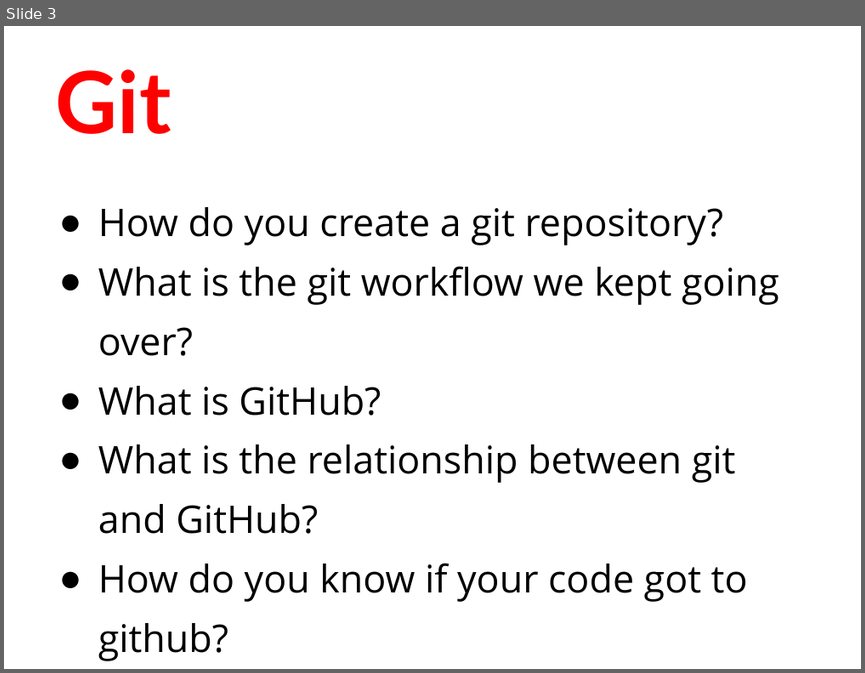
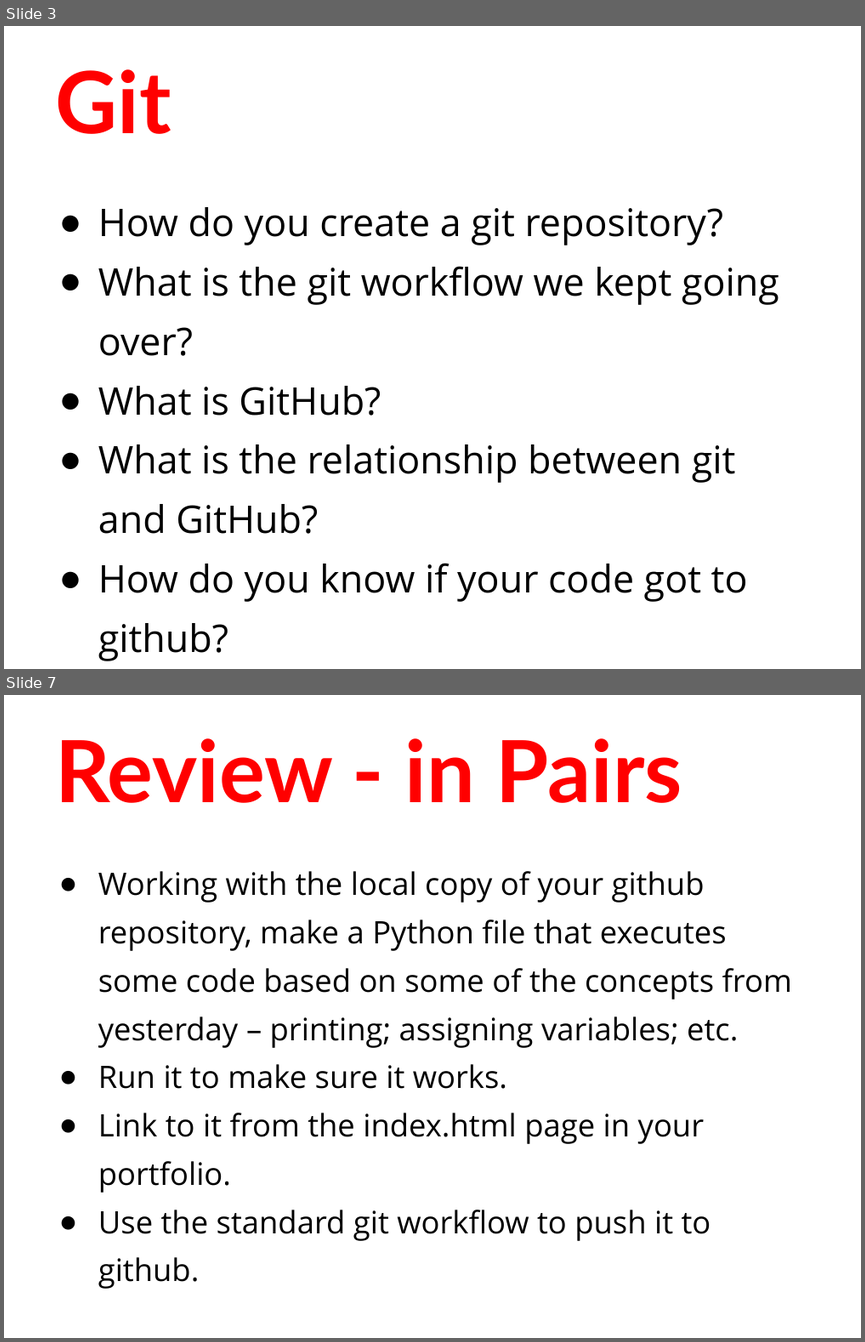
Before and after one commit to humanitiesprogramming/slides, a slide deck: 2019/python/day1-review.pptx. Shown one above the other, each under a label of ours: slide 3 before the commit, slides 3 and 7 after it; the slides between them are not shown. The pictures are 865x673 and 865x1342 pixels, drawn with LibreOffice and Linux fonts; fonts in the diff are those of the drawing. Boxes give left, top, right and bottom in pixels: in the first picture for what was removed or moved away, otherwise in the second. Text is boxed around its words. In the diff, an @@ line names an element or a change of style, - is before the commit and + after.

Commit message:
Update python materials

```diff
--- a/2019/python/day1-review.pptx
+++ b/2019/python/day1-review.pptx
@@ slide 7 added at [4,695,861,1338], background #FFFFFF @@
@@ title added at [55,738,682,803], 72 pt, text #FF0000, bold @@
+Review - in Pairs
@@ text added at [98,871,792,1288], 26 pt, text #000000 @@
+● Working with the local copy of your github repository, make a Python file that executes some code based on some of the concepts from yesterday – printing; assigning variables; etc.
+● Run it to make sure it works.
+● Link to it from the index.html page in your portfolio.
+● Use the standard git workflow to push it to github.
```
Also in this commit, not shown: 3 other slides added, 3 slides removed.
